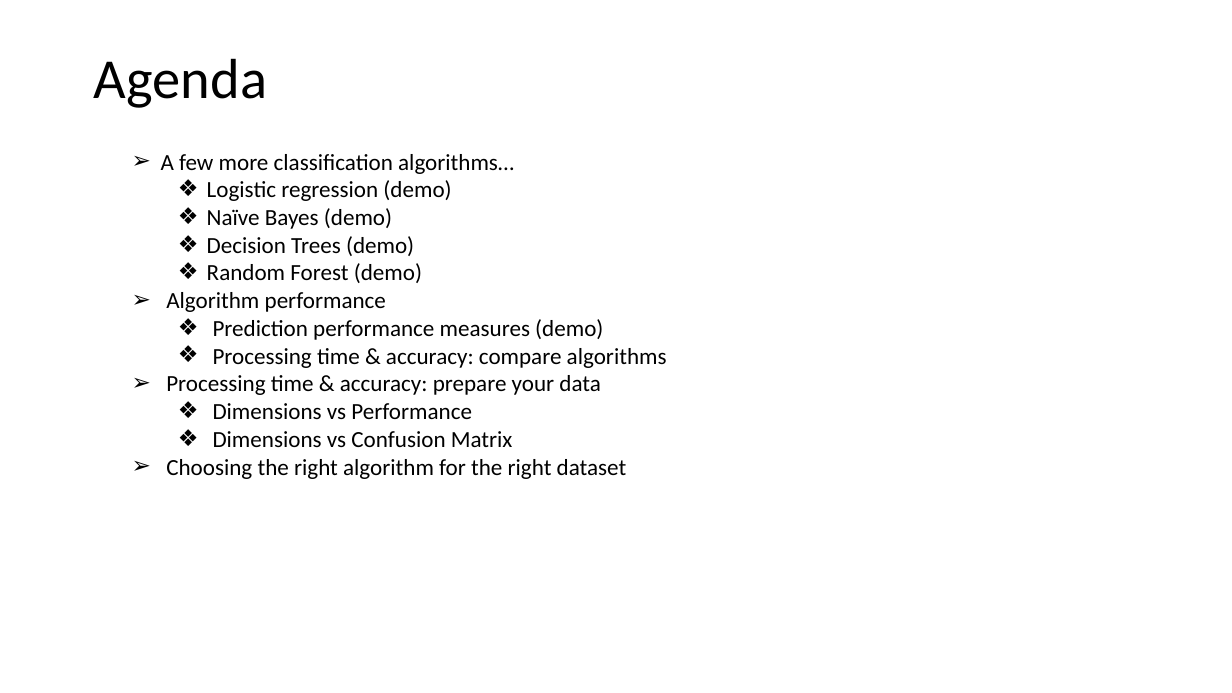
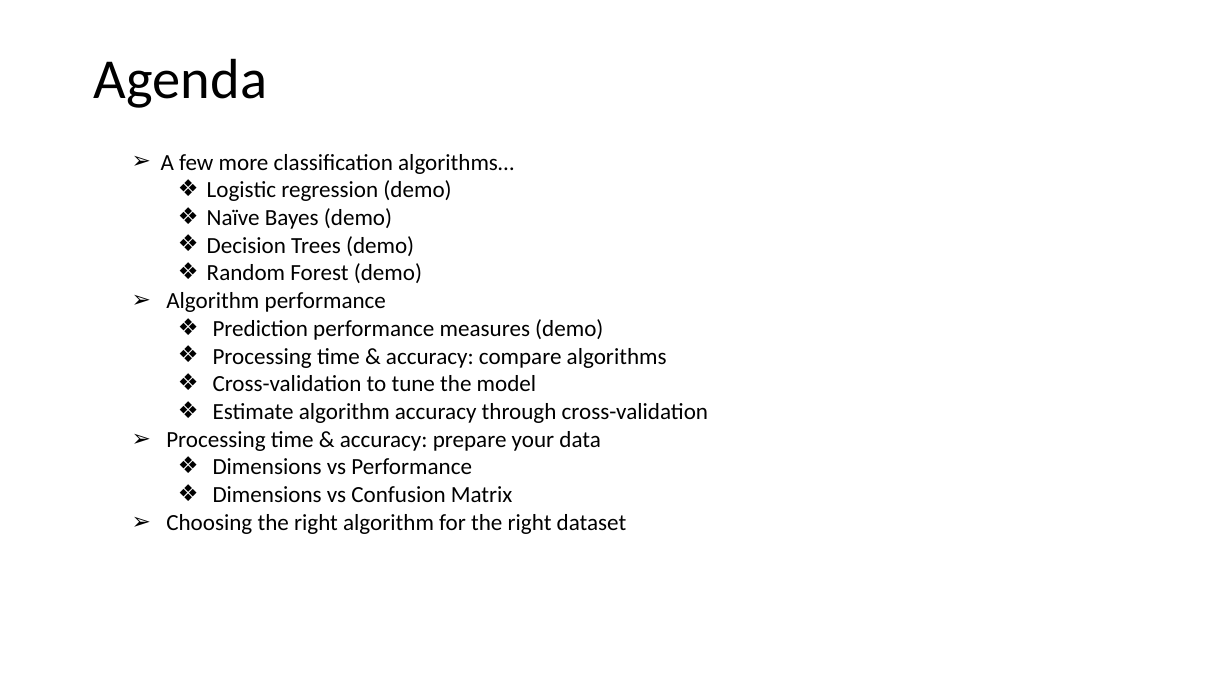
Before and after one commit to antongeorgescu/machine-learning-documentation, a slide deck: slide 2 of Algorithm and data vs performance and accuracy - Presentation.pptx. Drawn at 1232x693 pixels with LibreOffice and Linux fonts; fonts in the diff are those of the drawing. Boxes give left, top, right and bottom in pixels: in the first picture for what was removed or moved away, otherwise in the second. Text is boxed around its words. In the diff, an @@ line names an element or a change of style, - is before the commit and + after.

Commit message:
Updated presentation with cross-validation slides

```diff
--- a/Algorithm and data vs performance and accuracy - Presentation.pptx
+++ b/Algorithm and data vs performance and accuracy - Presentation.pptx
@@ text at bbox=[213, 375, 708, 423]: paragraphs added @@
+  ❖ Cross-validation to tune the model
+  ❖ Estimate algorithm accuracy through cross-validation
```
Also in this commit, not shown: 1 other slide changed, 2 slides added.
